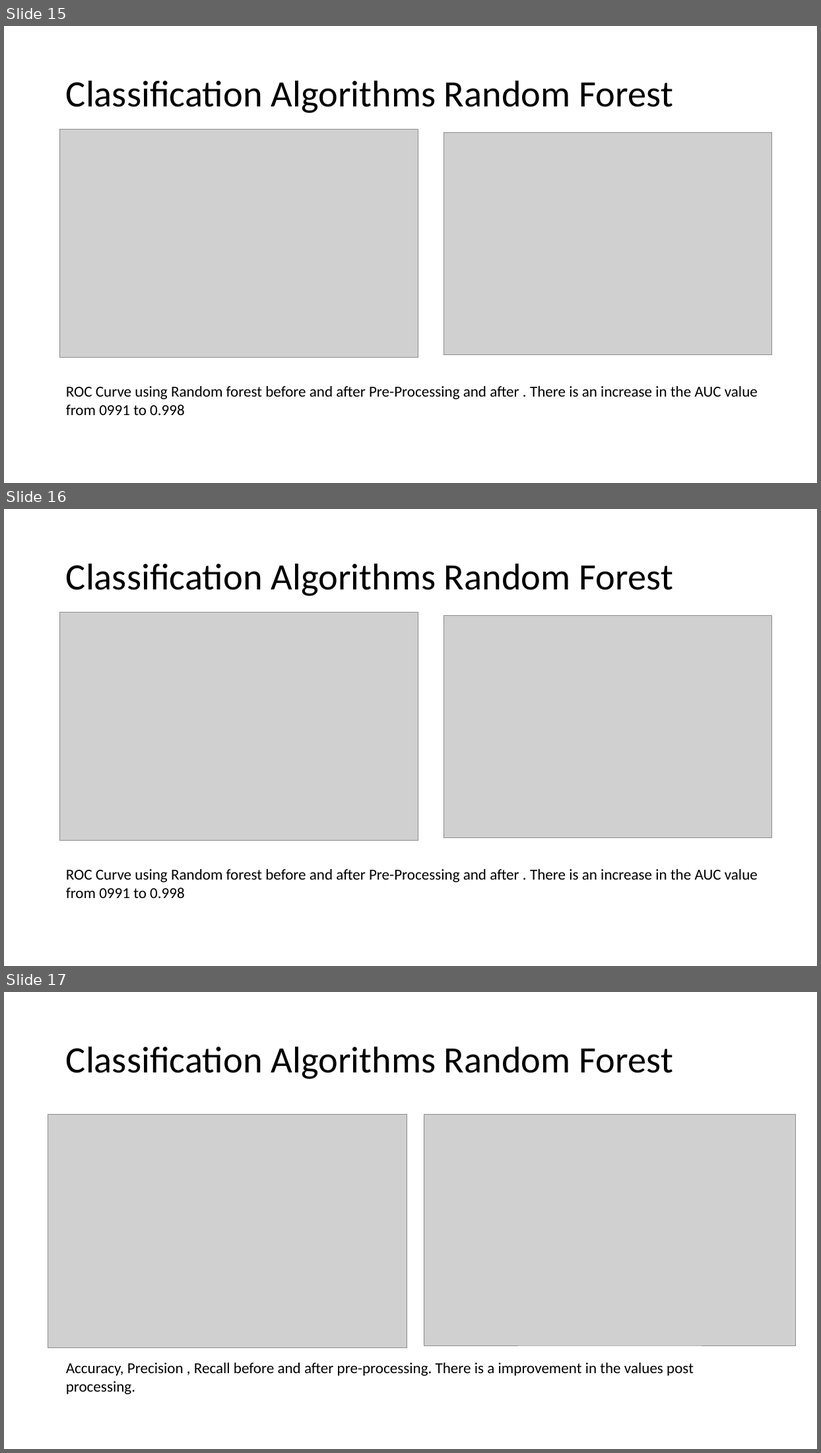
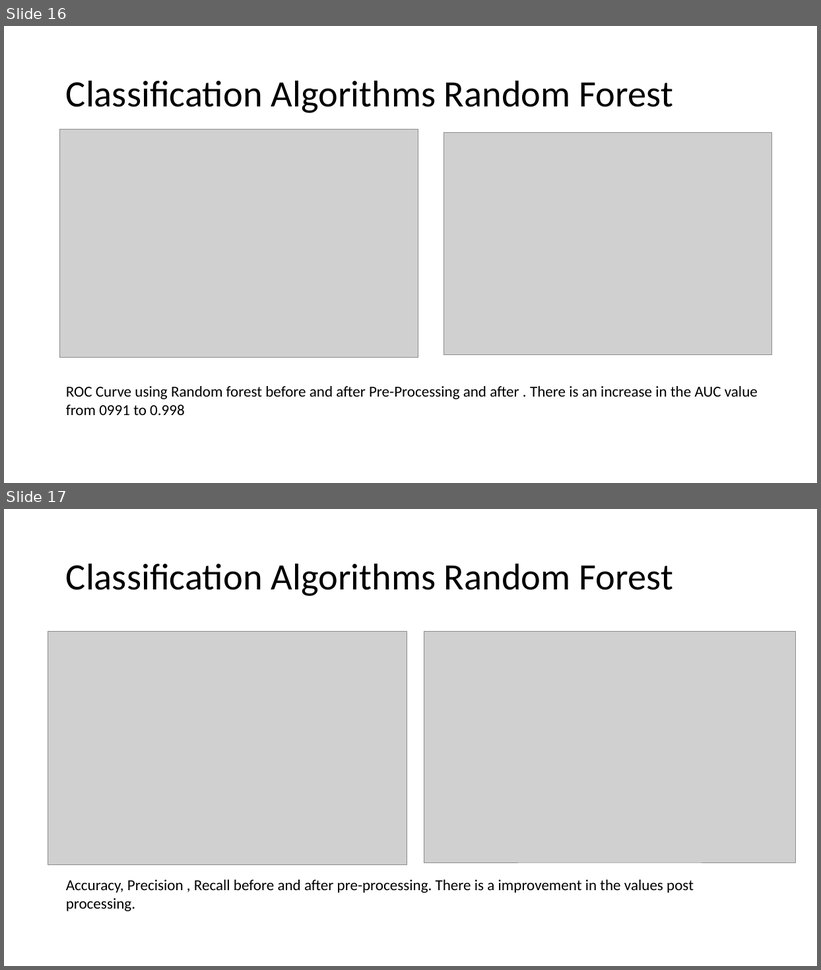
Before and after one commit to cgoat/Intermediate-Data-Science, a slide deck: Capstone Project/Capstone.pptx. Shown one above the other, each under a label of ours: slides 15, 16 and 17 before the commit, slides 16 and 17 after it. The pictures are 821x1453 and 821x970 pixels, drawn with LibreOffice and Linux fonts; fonts in the diff are those of the drawing; grey boxes stand for pictures. Boxes give left, top, right and bottom in pixels: in the first picture for what was removed or moved away, otherwise in the second. Text is boxed around its words. In the diff, an @@ line names an element or a change of style, - is before the commit and + after.

```diff
--- a/Capstone Project/Capstone.pptx
+++ b/Capstone Project/Capstone.pptx
@@ slide 16 removed at <box>4,509,817,966</box>, background #FFFFFF @@
@@ title removed at <box>66,563,673,596</box> @@
-Classification Algorithms Random Forest
@@ picture removed at <box>60,613,418,841</box> @@
@@ picture removed at <box>444,616,773,838</box> @@
@@ text removed at <box>66,869,758,898</box> @@
-ROC Curve using Random forest before and after Pre-Processing and after . There is an increase in the AUC value from 0991 to 0.998
@@ what was slide 15 is now slide 16 @@
```
Also in this commit, not shown: 1 slide changed, 1 slide added, 1 other file.
